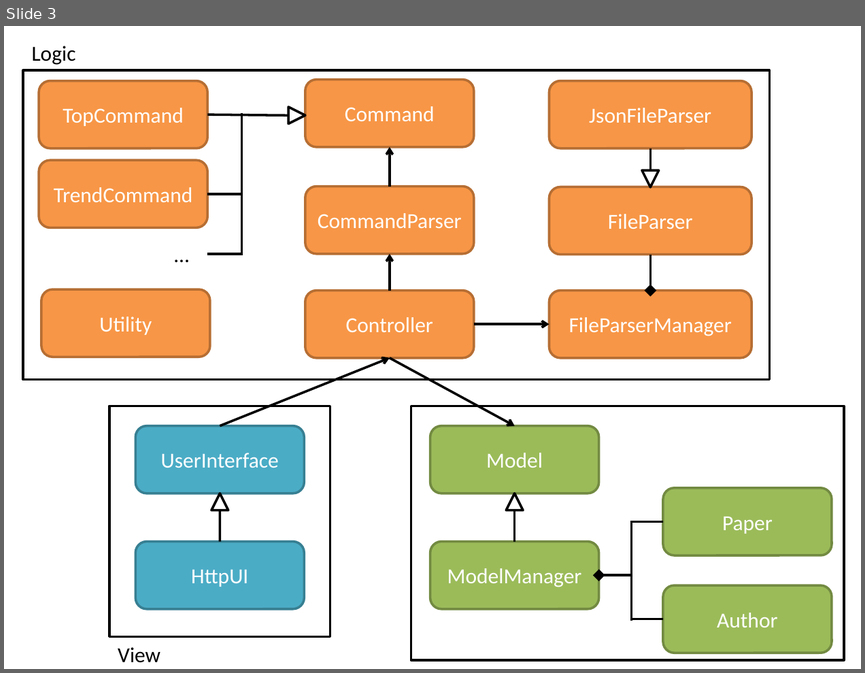
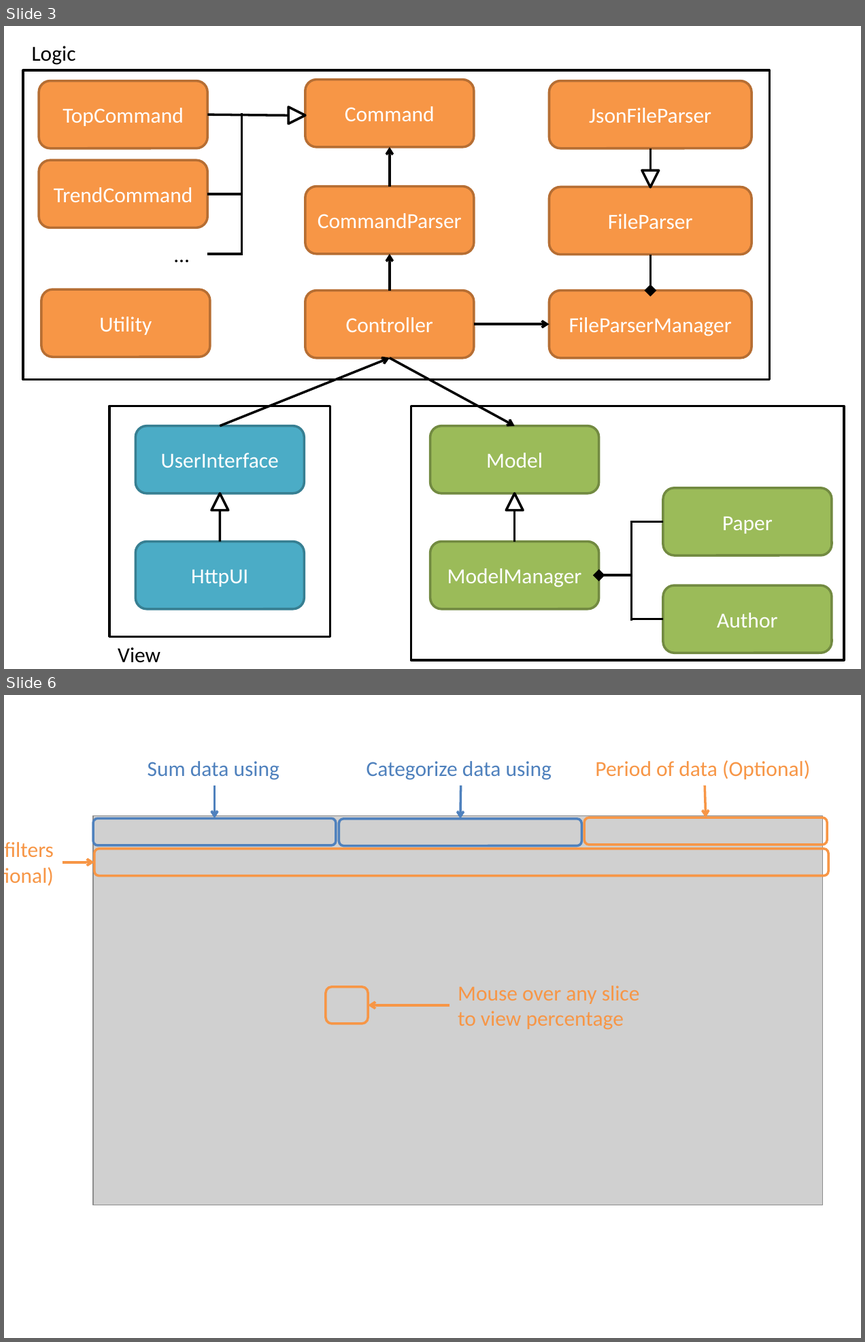
Before and after one commit to IanTeo/cs3219-Project, a slide deck: docs/Diagrams.pptx. Shown one above the other, each under a label of ours: slide 3 before the commit, slides 3 and 6 after it; the slides between them are not shown. The pictures are 865x673 and 865x1342 pixels, drawn with LibreOffice and Linux fonts; fonts in the diff are those of the drawing; grey boxes stand for pictures. Boxes give left, top, right and bottom in pixels: in the first picture for what was removed or moved away, otherwise in the second. Text is boxed around its words. In the diff, an @@ line names an element or a change of style, - is before the commit and + after.

```diff
--- a/docs/Diagrams.pptx
+++ b/docs/Diagrams.pptx
@@ slide 6 added at box(4, 695, 861, 1338), background #FFFFFF @@
@@ group added at box(5, 760, 828, 1204): 5 rounded rectangles, 5 arrows, 5 texts, 1 picture @@
+Possible filters
+(Optional)
+Period of data (Optional)
+Sum data using
+Categorize data using
+Mouse over any slice
+to view percentage
```
Also in this commit, not shown: 3 other slides added, 5 other files.
